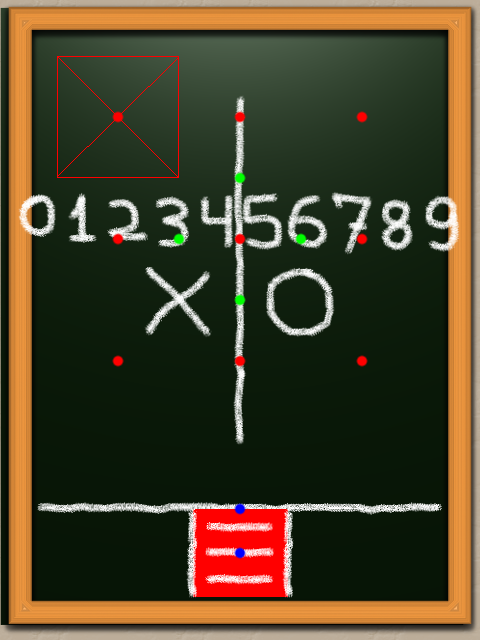
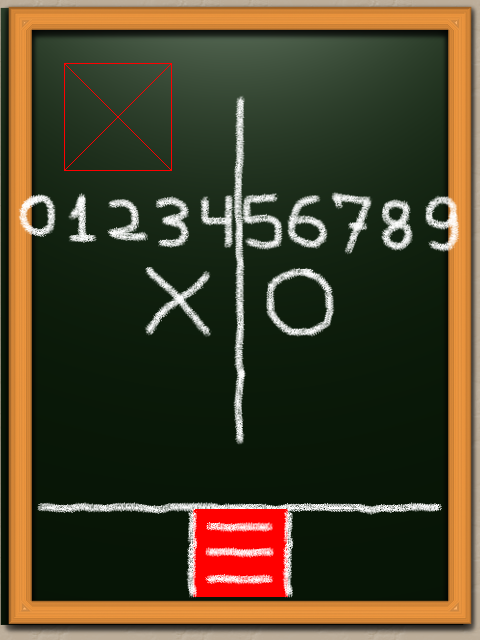
Layer changes from the first 480×640 image to the second:
hid "points" over [112,111,368,559]
moved "debug_area" above "board_line", painted on it over [57,56,179,178]
